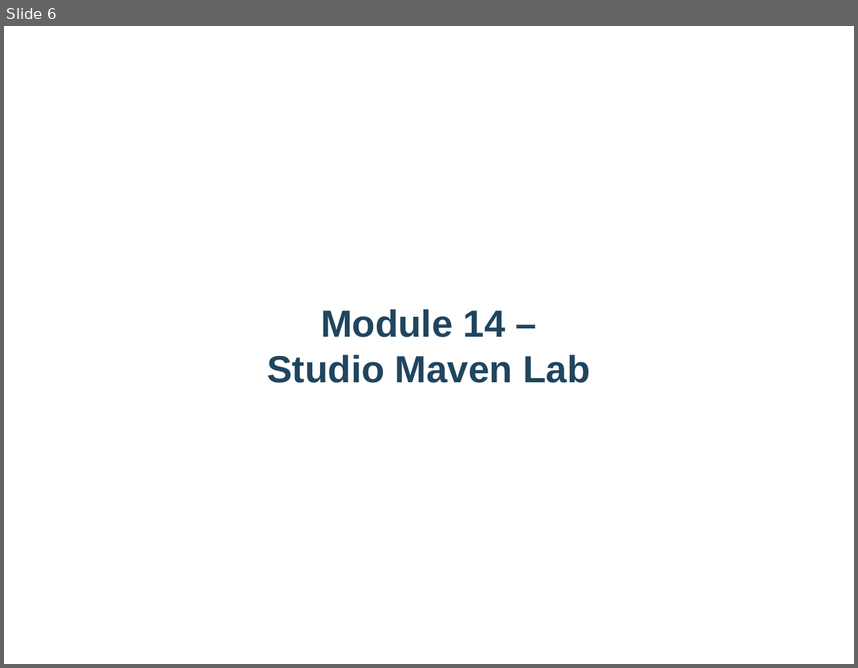
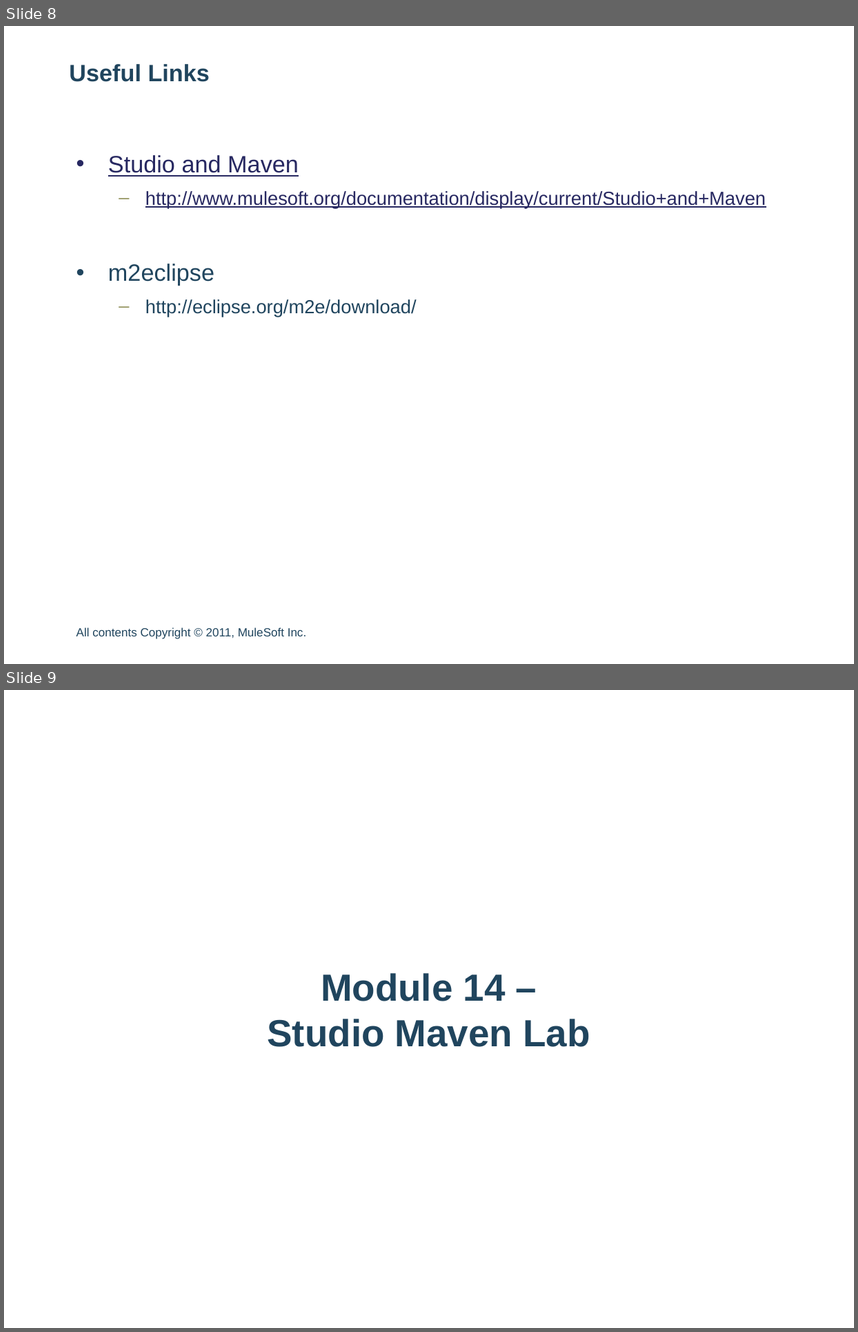
Before and after one commit to ricston-git/mule-training-3.4-upgrade, a slide deck: 14-01 Studio Maven Support.pptx. Shown one above the other, each under a label of ours: slide 6 before the commit, slides 8 and 9 after it. The pictures are 858x668 and 858x1332 pixels, drawn with LibreOffice and Linux fonts; fonts in the diff are those of the drawing; background and template pictures are left out. Boxes give left, top, right and bottom in pixels: in the first picture for what was removed or moved away, otherwise in the second. Text is boxed around its words. In the diff, an @@ line names an element or a change of style, - is before the commit and + after.

Commit message:
committing changes to maven slides (added more slides + screen shots etc)

```diff
--- a/14-01 Studio Maven Support.pptx
+++ b/14-01 Studio Maven Support.pptx
@@ slide 8 added at bbox=[4, 26, 854, 664], background picture (left out) @@
@@ title added at bbox=[69, 64, 210, 82], 20 pt, text #20455E, bold @@
+Useful Links
@@ text added at bbox=[108, 155, 766, 316], 16 pt, text #272861, underline @@
+• Studio and Maven
+  – http://www.mulesoft.org/documentation/display/current/Studio+and+Maven
+• m2eclipse
+  – http://eclipse.org/m2e/download/
@@ text added at bbox=[76, 627, 306, 639], 10 pt, text #20455E @@
+All contents Copyright © 2011, MuleSoft Inc.
@@ what was slide 6 is now slide 9 @@
```
Also in this commit, not shown: 3 slides changed, 2 other slides added.
